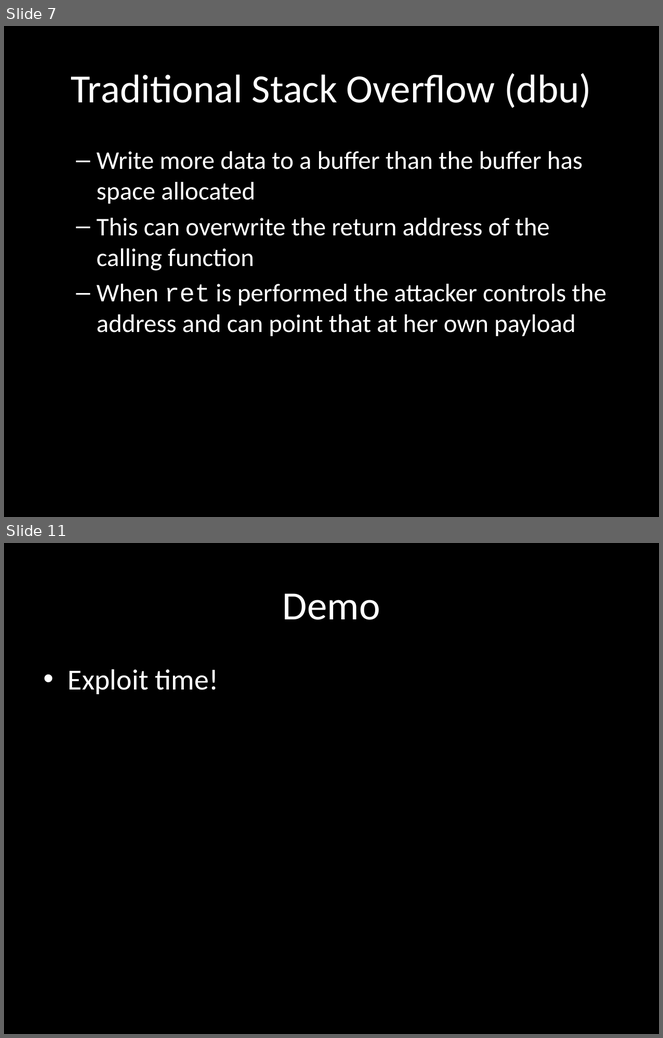
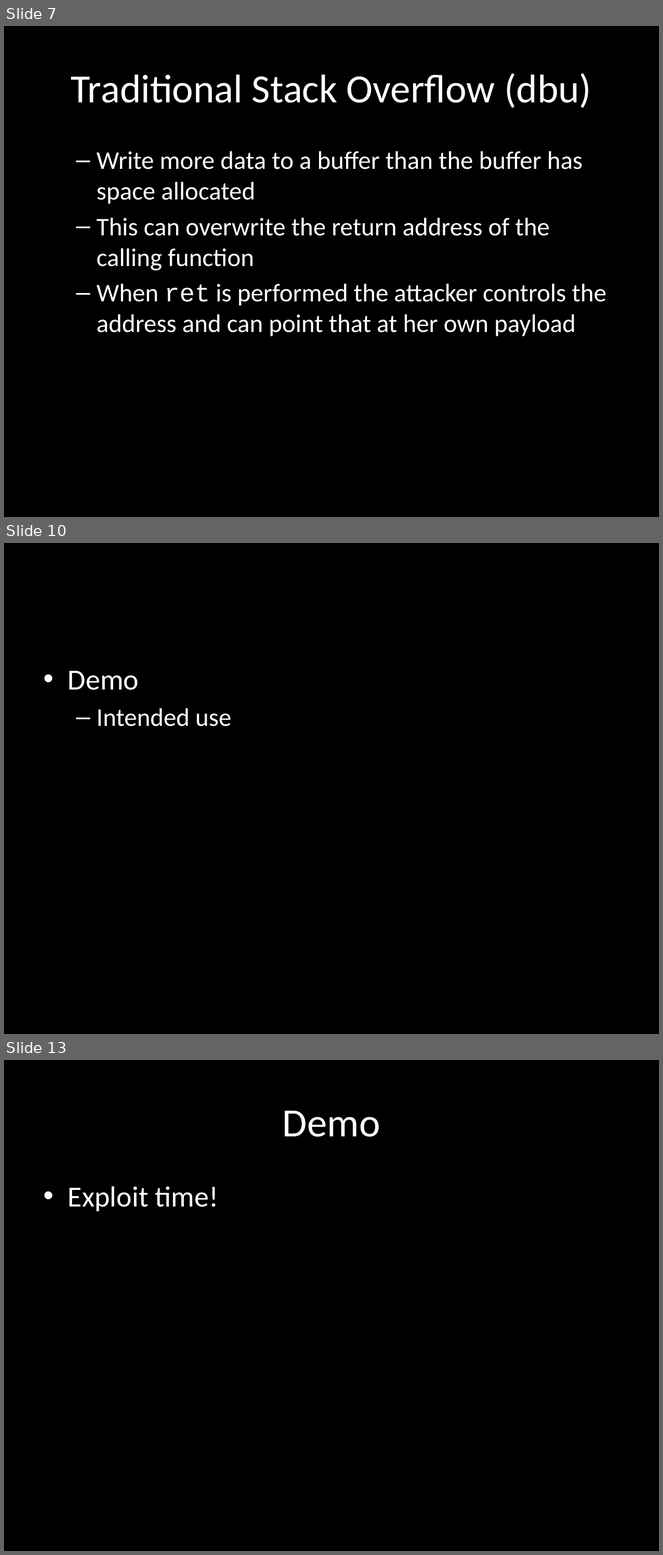
Before and after one commit to wuurrd/techzonepresentation, a slide deck: presentation.pptx. Shown one above the other, each under a label of ours: slides 7 and 11 before the commit, slides 7, 10 and 13 after it; the slides between them are not shown. The pictures are 663x1038 and 663x1555 pixels, drawn with LibreOffice and Linux fonts; fonts in the diff are those of the drawing; background and template pictures are left out. Boxes give left, top, right and bottom in pixels: in the first picture for what was removed or moved away, otherwise in the second. Text is boxed around its words. In the diff, an @@ line names an element or a change of style, - is before the commit and + after.

```diff
--- a/presentation.pptx
+++ b/presentation.pptx
@@ slide 10 added at (x1=4, y1=543, x2=659, y2=1034), background #000000 @@
@@ text added at (x1=68, y1=671, x2=231, y2=727), 28 pt, text #FFFFFF @@
+• Demo
+  – Intended use
@@ what was slide 11 is now slide 13 @@
```
Also in this commit, not shown: 5 slides changed, 4 other slides added, 1 slide removed.
